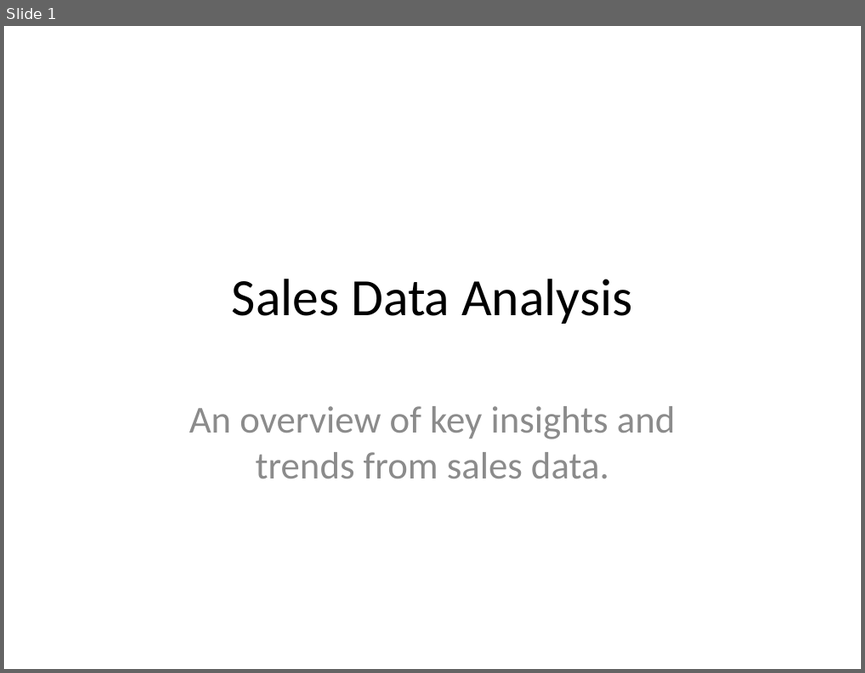
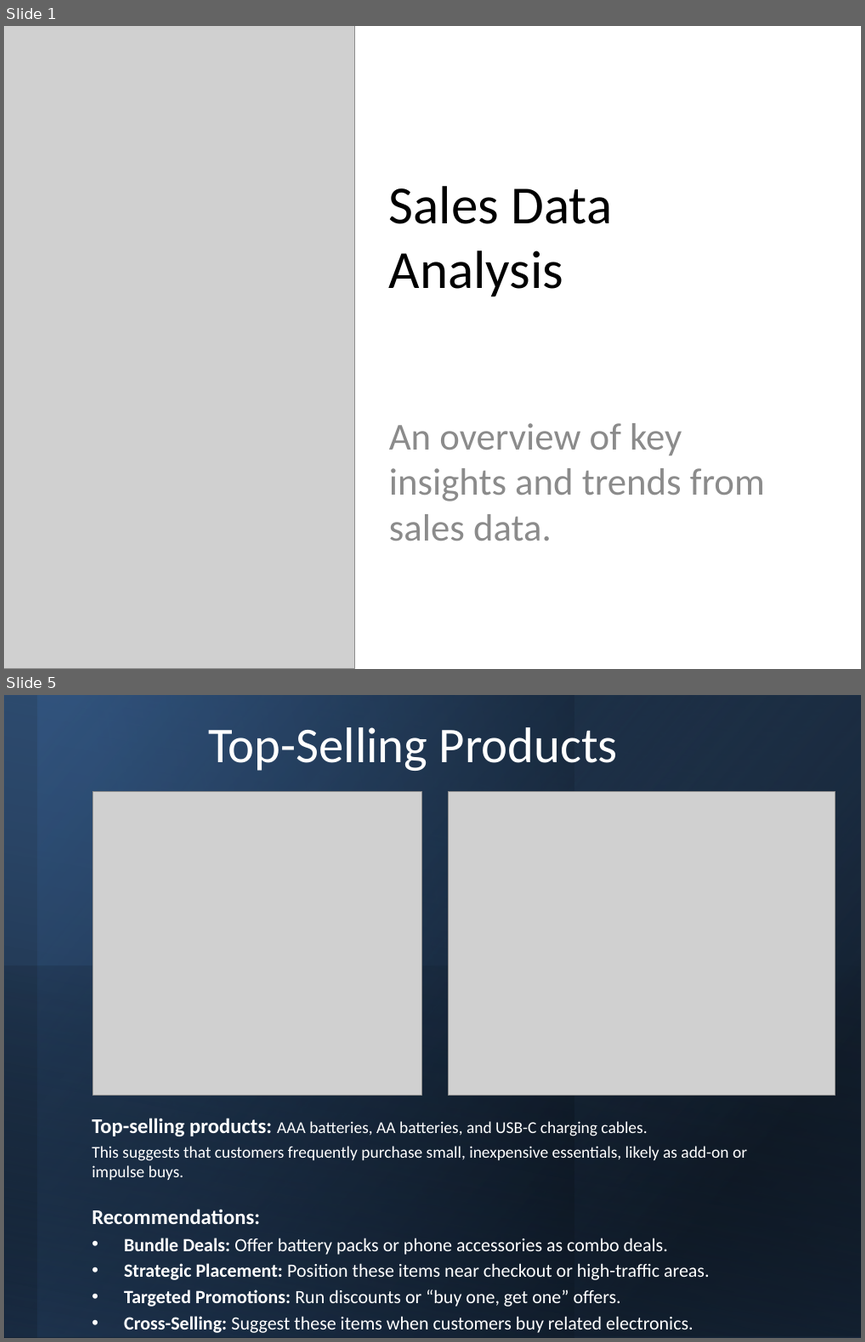
Before and after one commit to PaolaDumbi/Sales_Analysis, a slide deck: Sales_Data_Analysis_Presentation.pptx. Shown one above the other, each under a label of ours: slide 1 before the commit, slides 1 and 5 after it; the slides between them are not shown. The pictures are 865x673 and 865x1342 pixels, drawn with LibreOffice and Linux fonts; fonts in the diff are those of the drawing; grey boxes stand for pictures. Boxes give left, top, right and bottom in pixels: in the first picture for what was removed or moved away, otherwise in the second. Text is boxed around its words. In the diff, an @@ line names an element or a change of style, - is before the commit and + after.

```diff
--- a/Sales_Data_Analysis_Presentation.pptx
+++ b/Sales_Data_Analysis_Presentation.pptx
@@ slide 5 added at (x1=4, y1=695, x2=861, y2=1338), background #FFFFFF @@
@@ rectangle added at (x1=4, y1=695, x2=861, y2=1338), fill gradient #000000 to #4F81BD @@
@@ rectangle added at (x1=4, y1=695, x2=574, y2=1338), fill gradient #376092 to #000000 @@
@@ rectangle added at (x1=4, y1=695, x2=861, y2=1338), fill gradient #000000 to #4F81BD @@
@@ rectangle added at (x1=37, y1=695, x2=861, y2=1338), fill gradient #000000 to #376092 @@
@@ title added at (x1=208, y1=727, x2=618, y2=771), 42 pt, text #FFFFFF @@
+Top-Selling Products
@@ picture added at (x1=93, y1=792, x2=422, y2=1095) @@
@@ picture added at (x1=448, y1=792, x2=835, y2=1095) @@
@@ rectangle added at (x1=4, y1=966, x2=861, y2=1338), fill gradient #000000 to #254061 @@
@@ text added at (x1=92, y1=1117, x2=747, y2=1333), 15.7 pt, text #FFFFFF @@
+Top-selling products: AAA batteries, AA batteries, and USB-C charging cables.
+This suggests that customers frequently purchase small, inexpensive essentials, likely as add-on or impulse buys.
+Recommendations:
+• Bundle Deals: Offer battery packs or phone accessories as combo deals.
+• Strategic Placement: Position these items near checkout or high-traffic areas.
+• Targeted Promotions: Run discounts or “buy one, get one” offers.
+• Cross-Selling: Suggest these items when customers buy related electronics.
@@ slide 1 changed as well @@
@@ picture added at (x1=4, y1=26, x2=355, y2=669) @@
@@ title "Sales Data Analysis" moved from (x1=232, y1=278, x2=632, y2=324) to (x1=389, y1=186, x2=613, y2=296) @@
@@ title "Sales Data Analysis" at (x1=389, y1=186, x2=613, y2=296): size 44 to 45 pt; alignment centre to left @@
@@ subtitle "An overview of key insights ..." moved from (x1=189, y1=406, x2=676, y2=478) to (x1=389, y1=423, x2=765, y2=540) @@
@@ subtitle "An overview of key insights ..." at (x1=389, y1=423, x2=765, y2=540): alignment centre to left @@
```
Also in this commit, not shown: 2 other slides changed, 3 other slides added, 3 slides removed, 1 other file.
